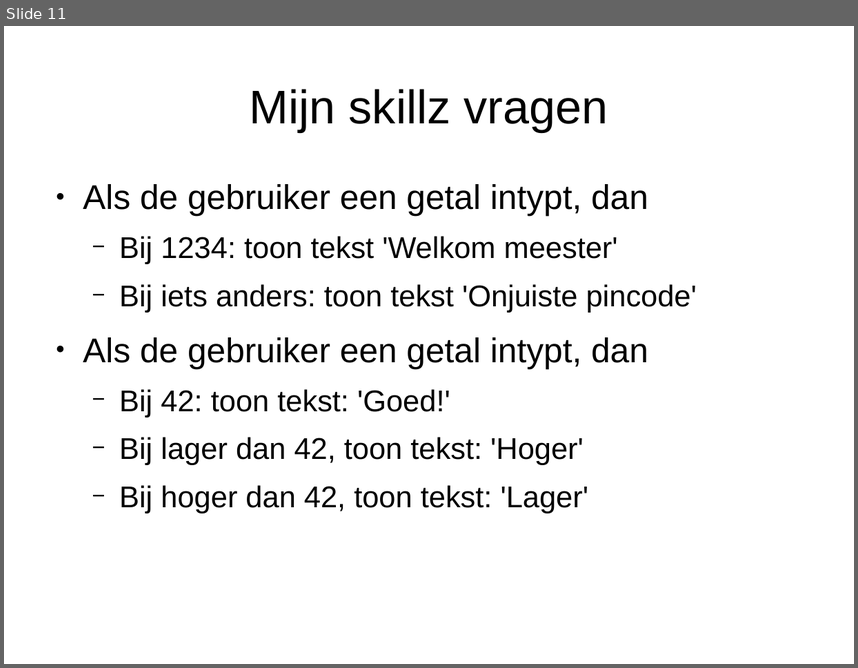
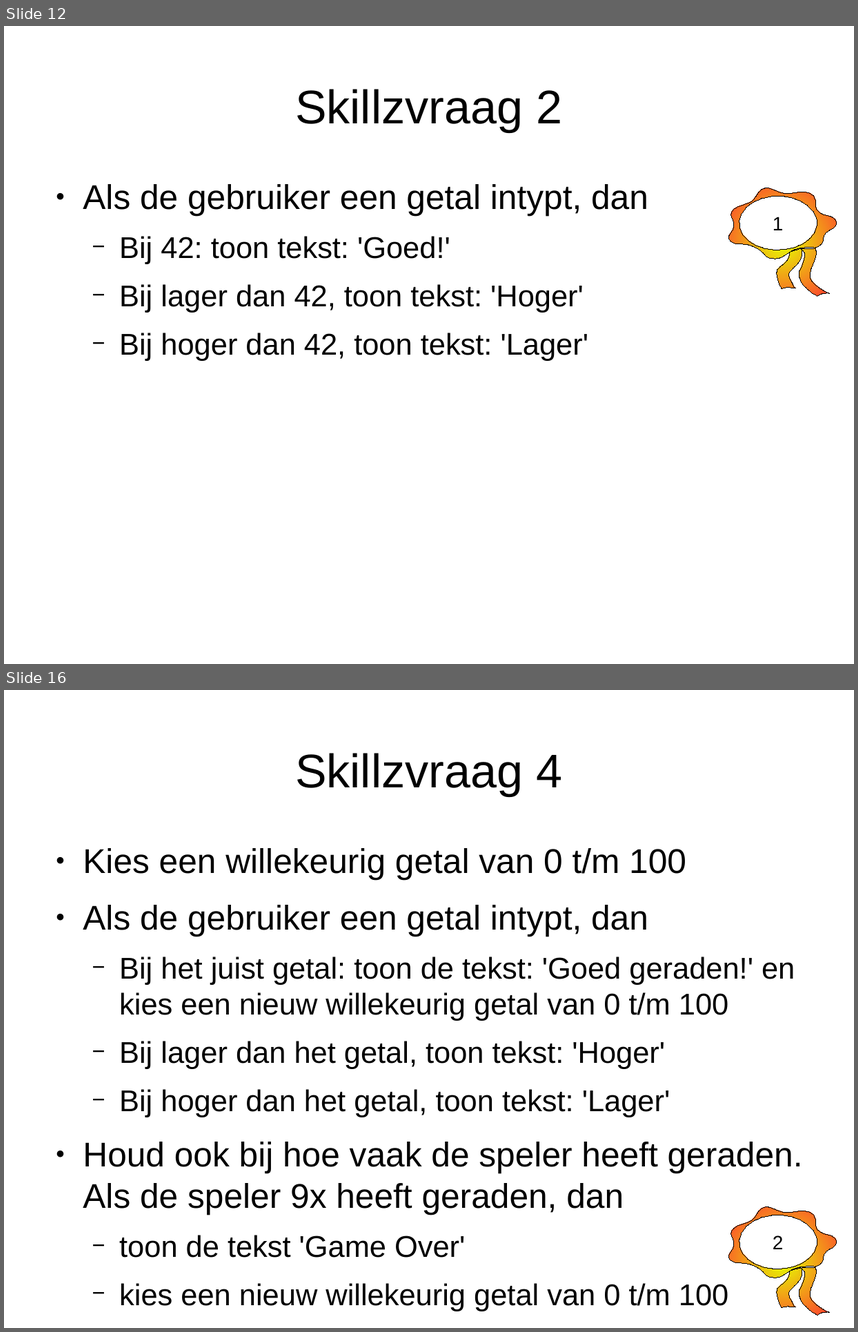
Before and after one commit to djog/arduino_cursus, a slide deck: Presentaties/Programmeren1.odp. Shown one above the other, each under a label of ours: slide 11 before the commit, slides 12 and 16 after it; the slides between them are not shown. The pictures are 858x668 and 858x1332 pixels, drawn with LibreOffice and Linux fonts; fonts in the diff are those of the drawing. Boxes give left, top, right and bottom in pixels: in the first picture for what was removed or moved away, otherwise in the second. Text is boxed around its words. In the diff, an @@ line names an element or a change of style, - is before the commit and + after.

```diff
--- a/Presentaties/Programmeren1.odp
+++ b/Presentaties/Programmeren1.odp
@@ slide 16 added at [4, 690, 854, 1328], background #FFFFFF @@
@@ title added at [295, 753, 562, 796], 44 pt, text #000000 @@
+Skillzvraag 4
@@ text added at [83, 848, 803, 1311], 28 pt, text #000000 @@
+● Kies een willekeurig getal van 0 t/m 100
+● Als de gebruiker een getal intypt, dan
+  − Bij het juist getal: toon de tekst: 'Goed geraden!' en kies een nieuw willekeurig getal van 0 t/m 100
+  − Bij lager dan het getal, toon tekst: 'Hoger'
+  − Bij hoger dan het getal, toon tekst: 'Lager'
+● Houd ook bij hoe vaak de speler heeft geraden. Als de speler 9x heeft geraden, dan
+  − toon de tekst 'Game Over'
+  − kies een nieuw willekeurig getal van 0 t/m 100
+  − De speler begin opnieuw met raden
@@ freeform shape added at [729, 1207, 837, 1315], fill gradient #E6FF00 to #FF3333, outline #000000 0 pt, 18 pt, text #000000 @@
+2
@@ what was slide 11 is now slide 12 @@
@@ slide 12 changed as well @@
@@ title at [295, 89, 562, 132]: text changed @@
-Mijn skillz vragen
+Skillzvraag 2
@@ text "Als de gebruiker een getal ..." at [83, 184, 648, 361]: highlight #FFFFFF to none @@
@@ text at [83, 184, 697, 312]: paragraphs removed @@
-● Als de gebruiker een getal intypt, dan
-  − Bij 1234: toon tekst 'Welkom meester'
-  − Bij iets anders: toon tekst 'Onjuiste pincode'
@@ freeform shape added at [729, 188, 837, 296], fill gradient #E6FF00 to #FF3333, outline #000000 0 pt, 18 pt, text #000000 @@
+1
```
Also in this commit, not shown: 10 other slides changed, 4 other slides added.
